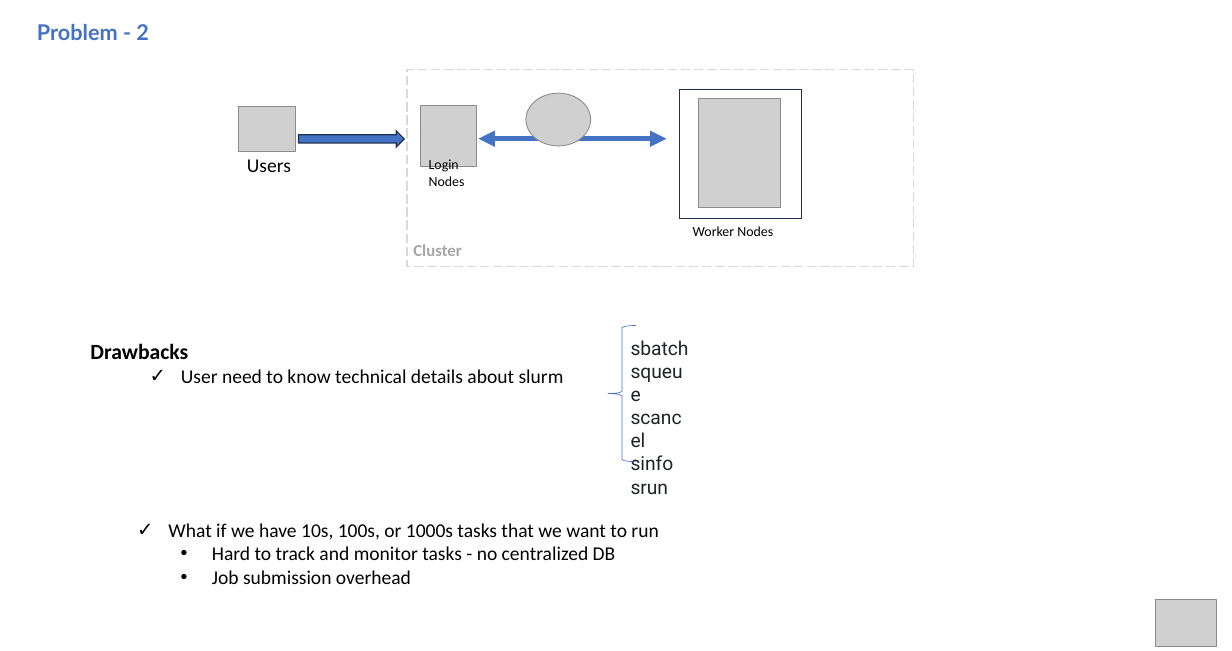
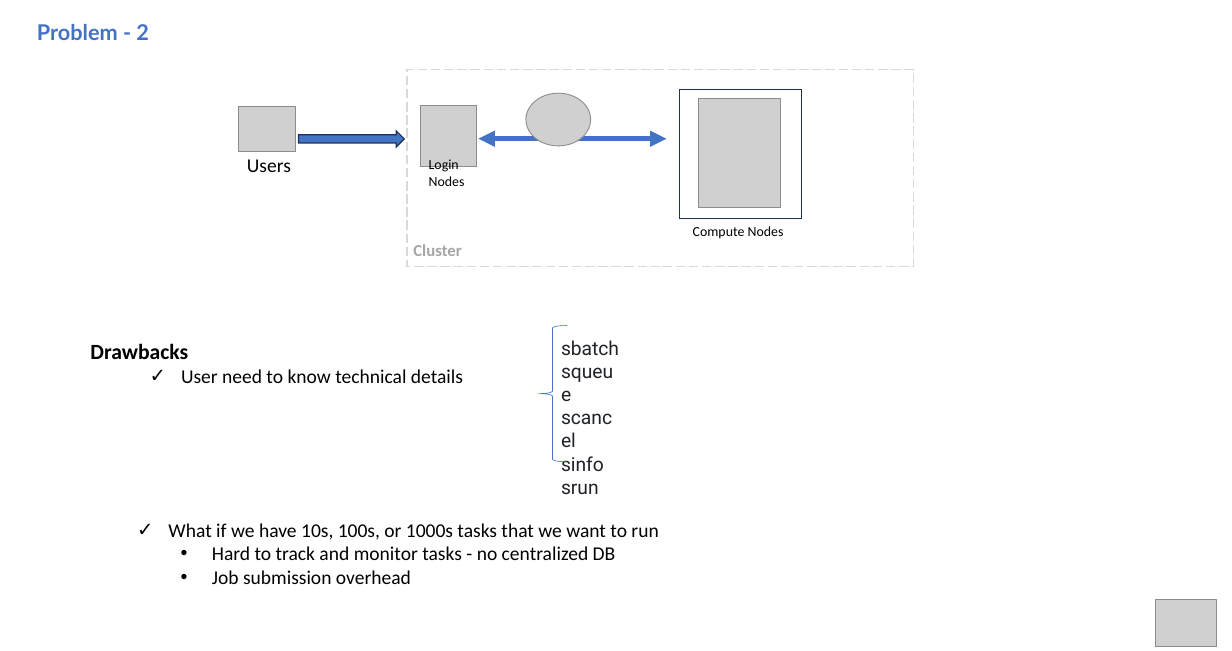
Before and after one commit to hmhwe/IMAGEN_Backend, a slide deck: slide 9 of docs/StakeholderM_CV.pptx. Drawn at 1232x651 pixels with LibreOffice and Linux fonts; fonts in the diff are those of the drawing; grey boxes stand for pictures. Boxes give left, top, right and bottom in pixels: in the first picture for what was removed or moved away, otherwise in the second. Text is boxed around its words. In the diff, an @@ line names an element or a change of style, - is before the commit and + after.

```diff
--- a/docs/StakeholderM_CV.pptx
+++ b/docs/StakeholderM_CV.pptx
@@ text at [693,226,784,239]: text changed @@
-Worker Nodes
+Compute Nodes
@@ left brace: place and size @@
-left brace at [607,325,636,462]
+left brace at [538,325,567,462]
@@ text "sbatch": place and size @@
-text "sbatch" at [631,340,689,494]
+text "sbatch" at [561,340,619,494]
@@ text at [181,369,463,383]: text changed @@
-  ✓ User need to know technical details about slurm
+  ✓ User need to know technical details
```
Also in this commit, not shown: 11 other slides changed.
